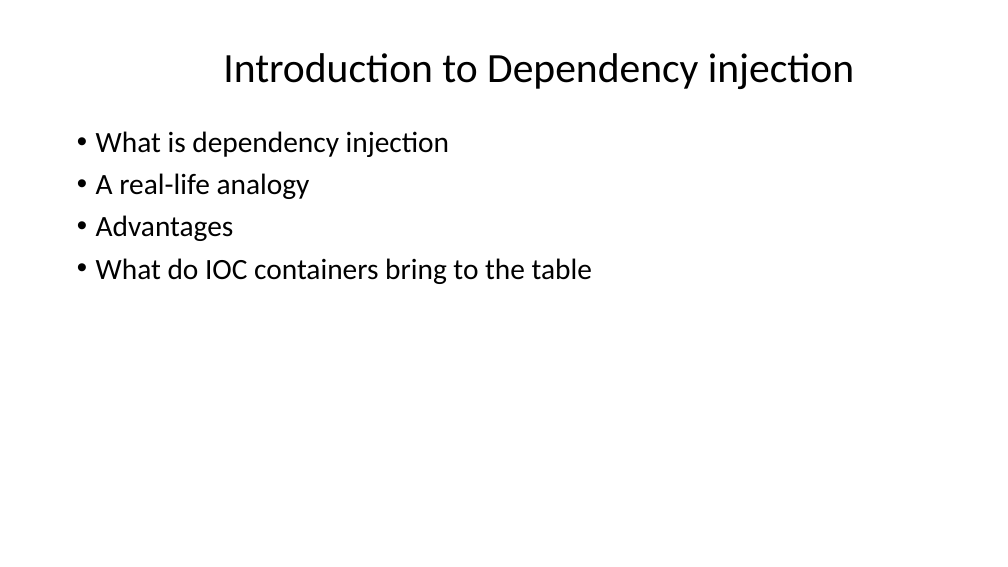
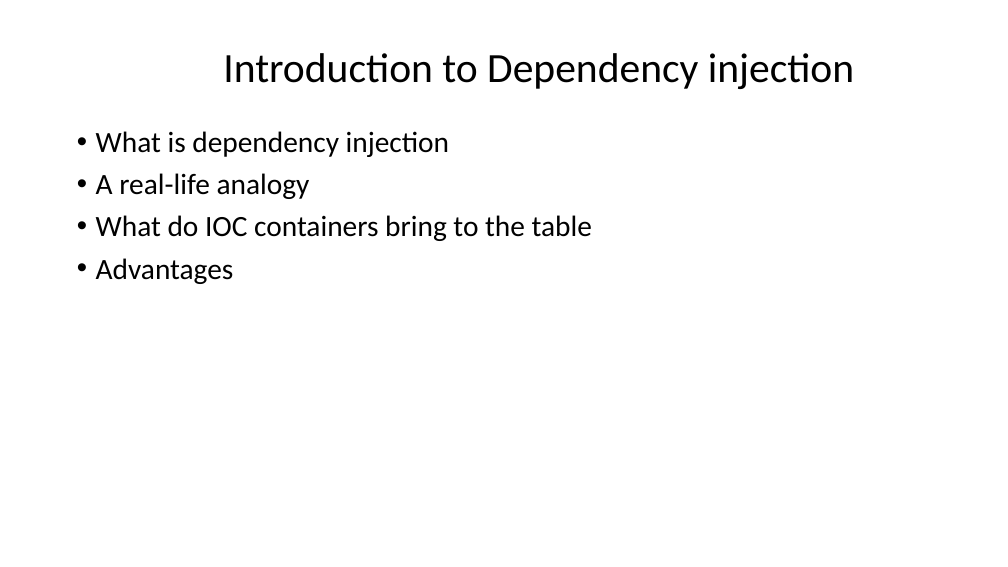
Before and after one commit to Migaroez/CodePatchDependencyInjection, a slide deck: slide 1 of Introduction to Dependency injection.pptx. Drawn at 1008x567 pixels with LibreOffice and Linux fonts; fonts in the diff are those of the drawing; background and template pictures are left out. Boxes give left, top, right and bottom in pixels: in the first picture for what was removed or moved away, otherwise in the second. Text is boxed around its words. In the diff, an @@ line names an element or a change of style, - is before the commit and + after.

```diff
--- a/Introduction to Dependency injection.pptx
+++ b/Introduction to Dependency injection.pptx
@@ text at (x1=96, y1=215, x2=592, y2=241): paragraph added @@
+• What do IOC containers bring to the table
@@ text at (x1=96, y1=258, x2=592, y2=284): paragraph removed @@
-• What do IOC containers bring to the table
```
Also in this commit, not shown: 1 other slide changed, 1 slide added.
